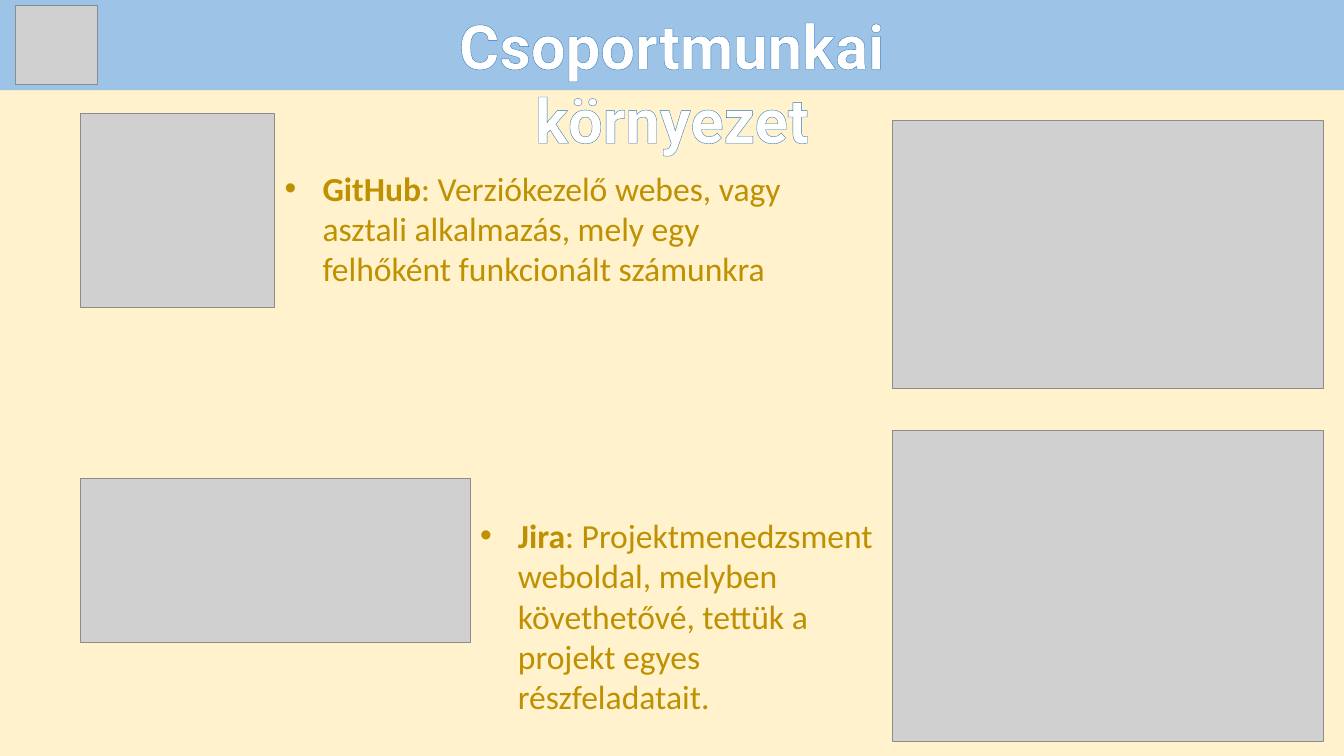
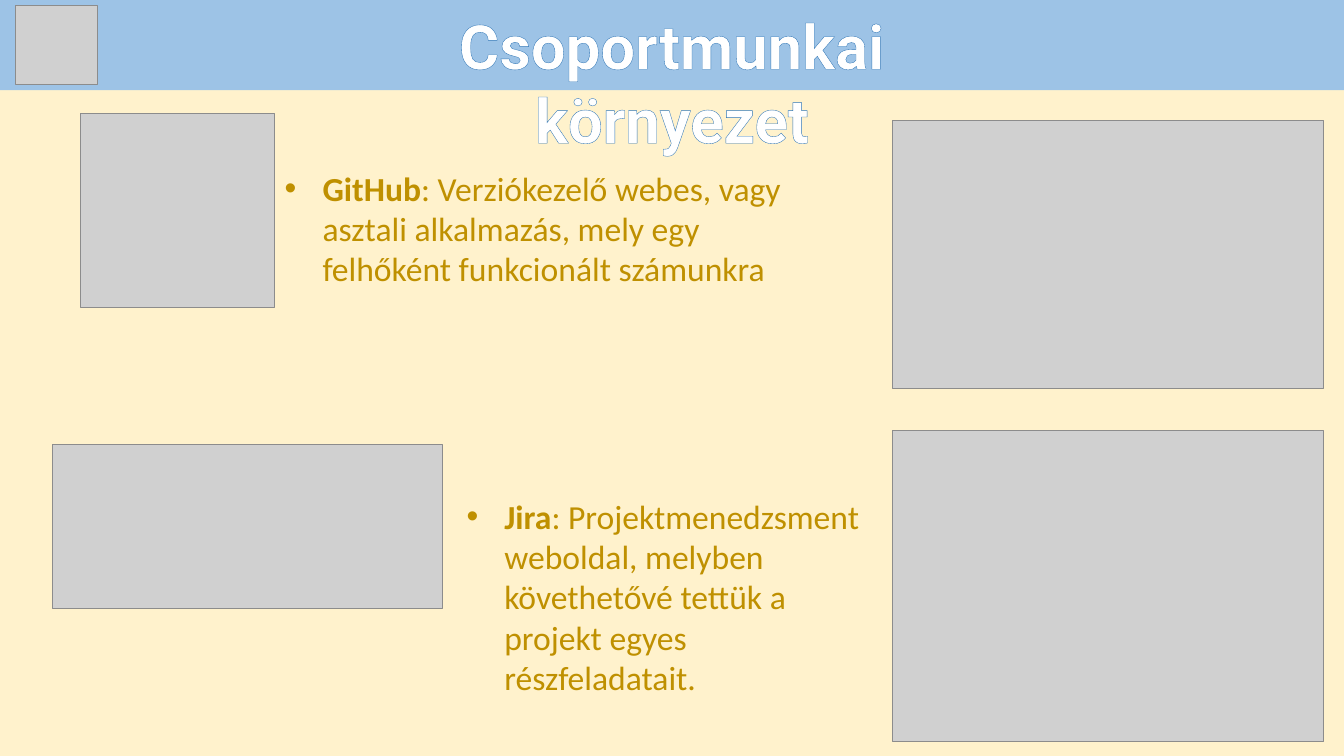
Before and after one commit to Andras-12c/Dozsa-Csarda, a slide deck: slide 5 of VizsgaremekPP.pptx. Drawn at 1344x756 pixels with LibreOffice and Linux fonts; fonts in the diff are those of the drawing; grey boxes stand for pictures. Boxes give left, top, right and bottom in pixels: in the first picture for what was removed or moved away, otherwise in the second. Text is boxed around its words. In the diff, an @@ line names an element or a change of style, - is before the commit and + after.

```diff
--- a/VizsgaremekPP.pptx
+++ b/VizsgaremekPP.pptx
@@ picture: place and size @@
-picture at (81,479,471,643)
+picture at (52,445,443,609)
@@ text at (504,505,859,691): text changed @@
-• Jira: Projektmenedzsment weboldal, melyben követhetővé, tettük a projekt egyes részfeladatait.
+• Jira: Projektmenedzsment weboldal, melyben követhetővé tettük a projekt egyes részfeladatait.
```
Also in this commit, not shown: 6 other slides changed.
